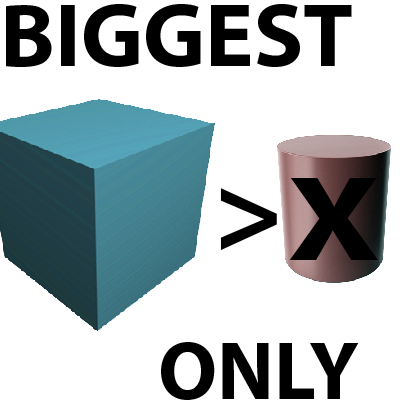
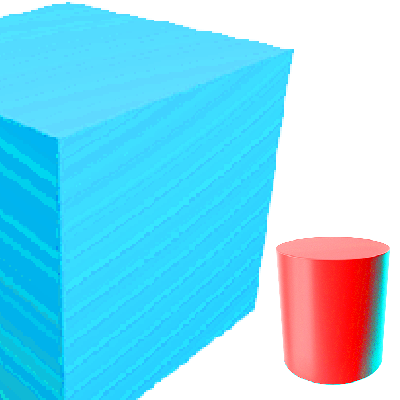
Layers edited between the first and the second 400×400 image:
hid "X" over left=289, top=178, right=378, bottom=260
hid ">" over left=220, top=188, right=277, bottom=250
painted on "cylinder-e1alw27-600" over left=276, top=135, right=391, bottom=385
painted on "Blender-mesh-cube" over left=0, top=0, right=294, bottom=400
hid "ONLY" over left=161, top=342, right=359, bottom=400
hid "BIGGEST" over left=6, top=4, right=352, bottom=67
